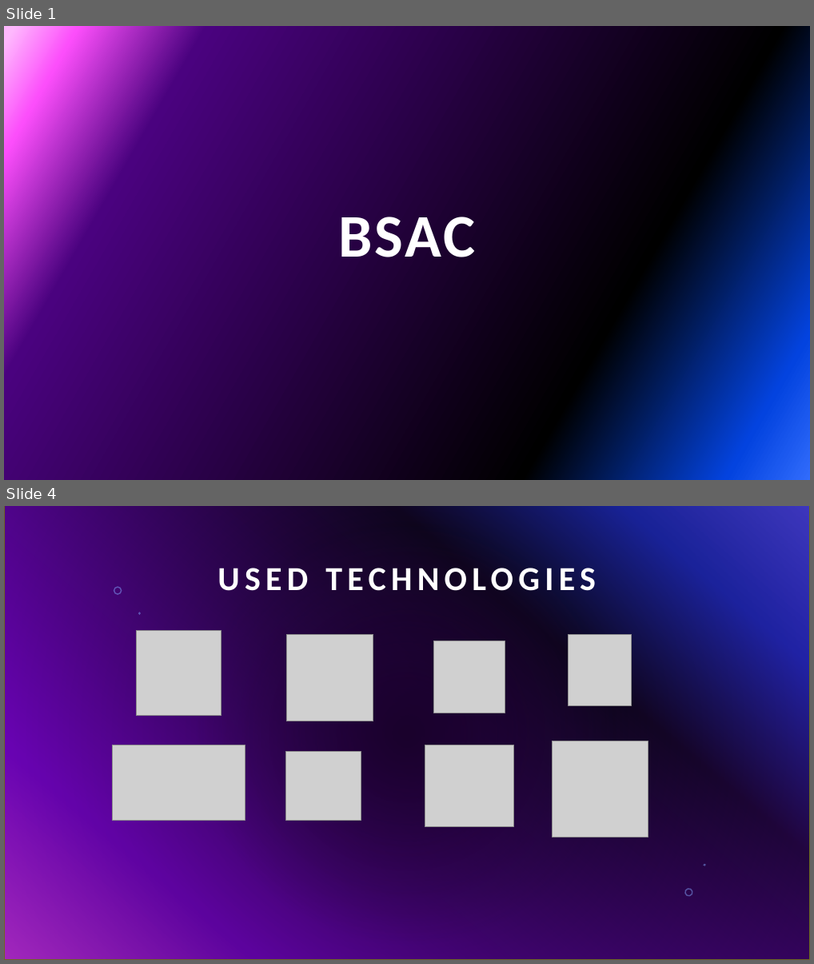
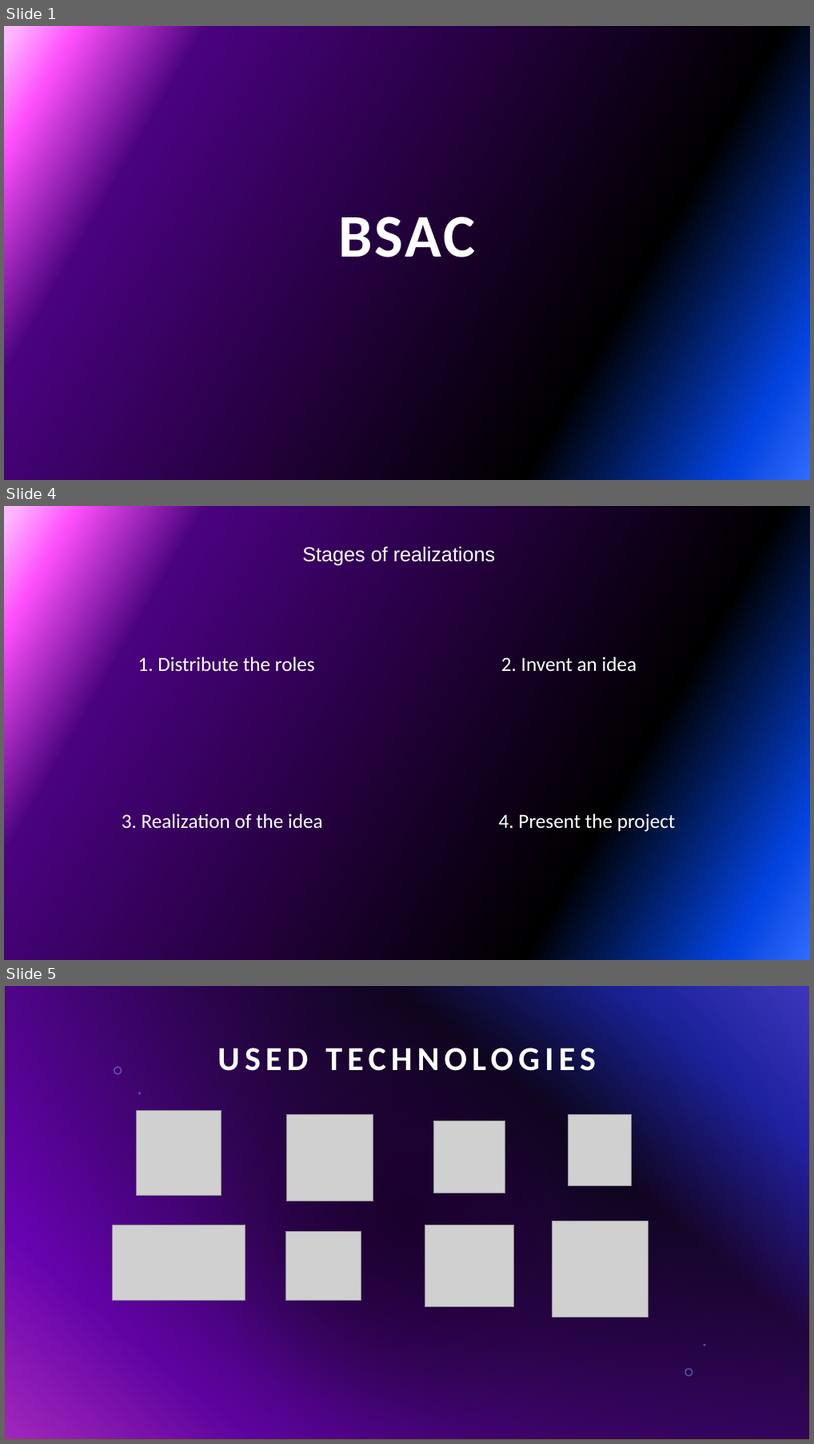
Before and after one commit to codingburgas/school-project-assignment-bsac, a slide deck: docs/Bsac_Presentation.pptx. Shown one above the other, each under a label of ours: slides 1 and 4 before the commit, slides 1, 4 and 5 after it; the slides between them are not shown. The pictures are 814x964 and 814x1444 pixels, drawn with LibreOffice and Linux fonts; fonts in the diff are those of the drawing; grey boxes stand for pictures; background and template pictures are left out. Boxes give left, top, right and bottom in pixels: in the first picture for what was removed or moved away, otherwise in the second. Text is boxed around its words. In the diff, an @@ line names an element or a change of style, - is before the commit and + after.

```diff
--- a/docs/Bsac_Presentation.pptx
+++ b/docs/Bsac_Presentation.pptx
@@ slide 4 added at [4, 506, 810, 960], background picture (left out) @@
@@ text added at [302, 546, 495, 566], 24 pt, text #FFFFFF @@
+Stages of realizations
@@ text added at [138, 656, 315, 672], 24 pt, text #FFFFFF @@
+1. Distribute the roles
@@ text added at [502, 656, 638, 672], 24 pt, text #FFFFFF @@
+2. Invent an idea
@@ text added at [122, 813, 323, 828], 24 pt, text #FFFFFF @@
+3. Realization of the idea
@@ text added at [499, 811, 676, 832], 24 pt, text #FFFFFF @@
+4. Present the project
@@ what was slide 4 is now slide 5 @@
```
Also in this commit, not shown: 2 slides changed.
